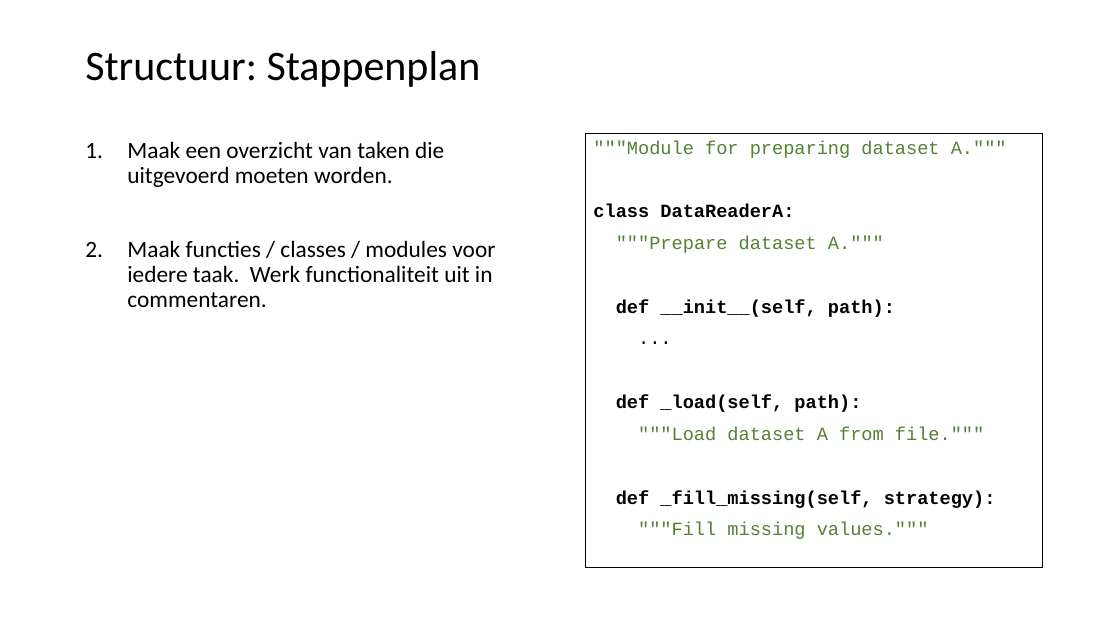
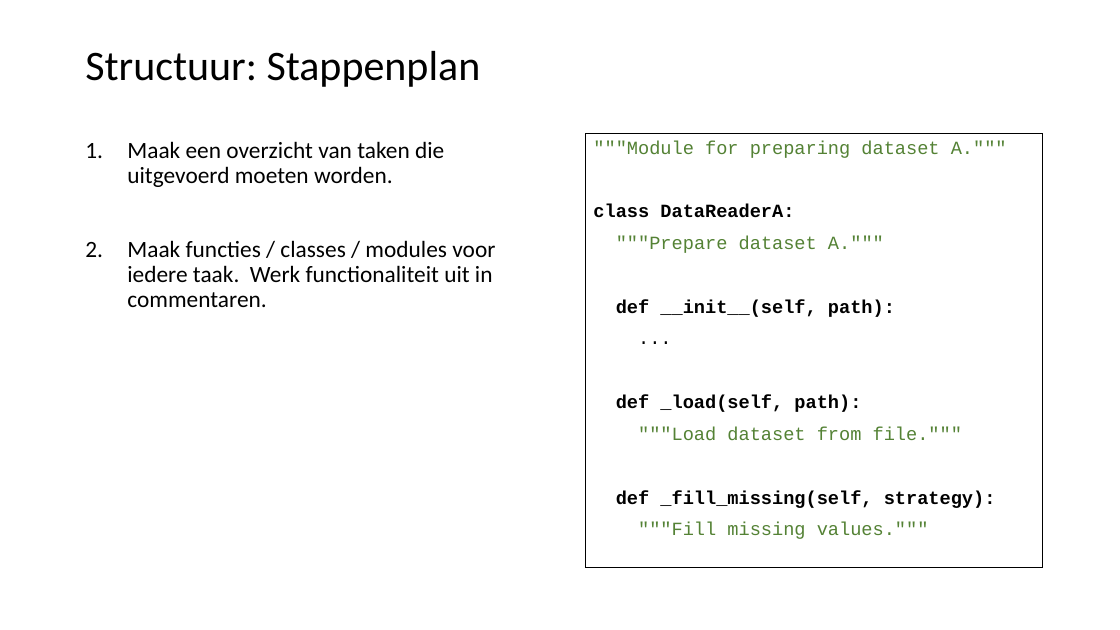
Before and after one commit to LFKoning/knowledge-sharing, a slide deck: slide 13 of python_trainees/2_production_code/python_traineeship_2.pptx. Drawn at 1120x630 pixels with LibreOffice and Linux fonts; fonts in the diff are those of the drawing. Boxes give left, top, right and bottom in pixels: in the first picture for what was removed or moved away, otherwise in the second. Text is boxed around its words. In the diff, an @@ line names an element or a change of style, - is before the commit and + after.

```diff
--- a/python_trainees/2_production_code/python_traineeship_2.pptx
+++ b/python_trainees/2_production_code/python_traineeship_2.pptx
@@ text in rectangle at <box>638,427,962,441</box>: text changed @@
-"""Load dataset A from file."""
+"""Load dataset from file."""
```
Also in this commit, not shown: 7 other slides changed, 4 other files.
